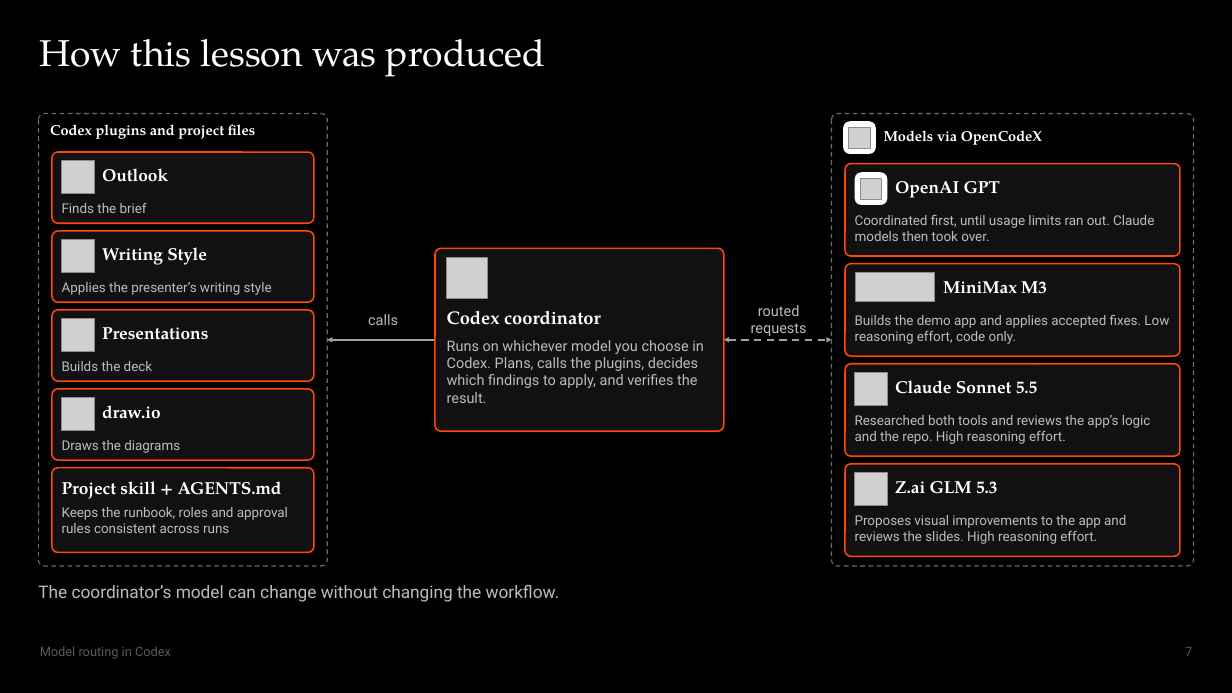
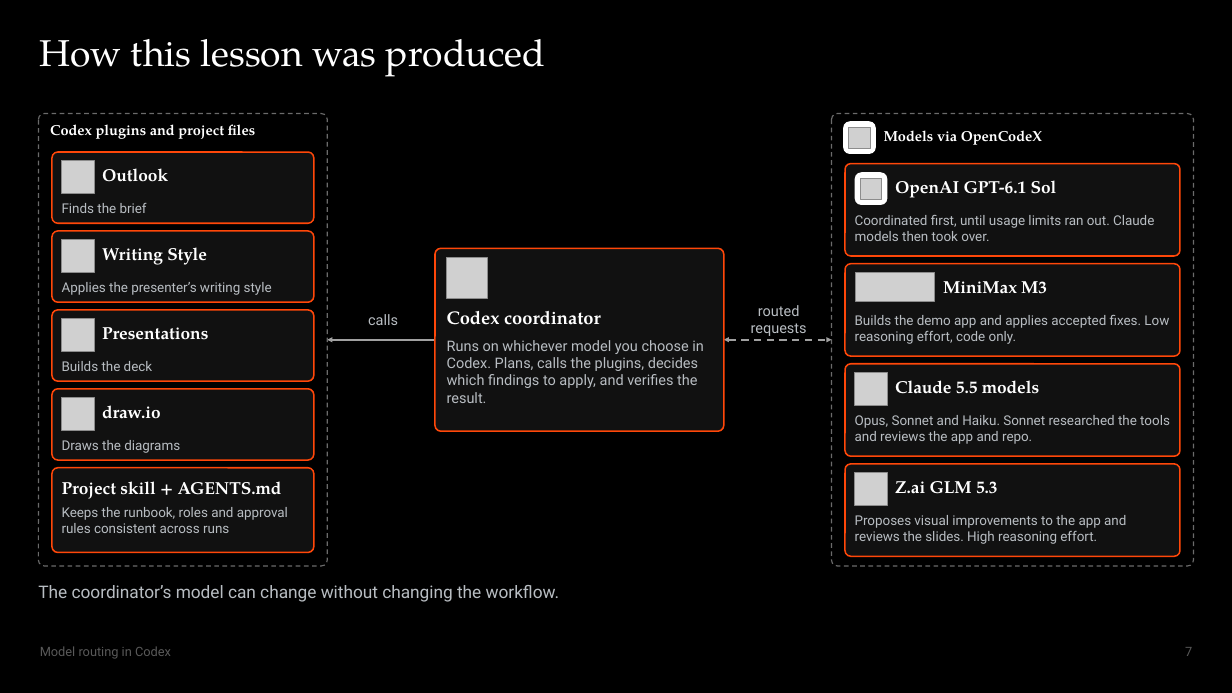
Before and after one commit to Max-FM/RDP-Train-the-Trainer-Workshop-2026, a slide deck: slide 7 of presentation/model-routing.pptx. Drawn at 1232x693 pixels with LibreOffice and Linux fonts; fonts in the diff are those of the drawing; grey boxes stand for pictures. Boxes give left, top, right and bottom in pixels: in the first picture for what was removed or moved away, otherwise in the second. Text is boxed around its words. In the diff, an @@ line names an element or a change of style, - is before the commit and + after.

Commit message:
docs(presentation): name GPT-6.1 Sol and Claude 5.5 models on slide 7

```diff
--- a/presentation/model-routing.pptx
+++ b/presentation/model-routing.pptx
@@ text at box(895, 180, 1057, 198): text changed @@
-OpenAI GPT
+OpenAI GPT-6.1 Sol
@@ text at box(895, 380, 1040, 394): text changed @@
-Claude Sonnet 5.5
+Claude 5.5 models
@@ text at box(855, 415, 1170, 444): text changed @@
-Researched both tools and reviews the app’s logic and the repo. High reasoning effort.
+Opus, Sonnet and Haiku. Sonnet researched the tools and reviews the app and repo.
```
Also in this commit, not shown: 2 other files.
